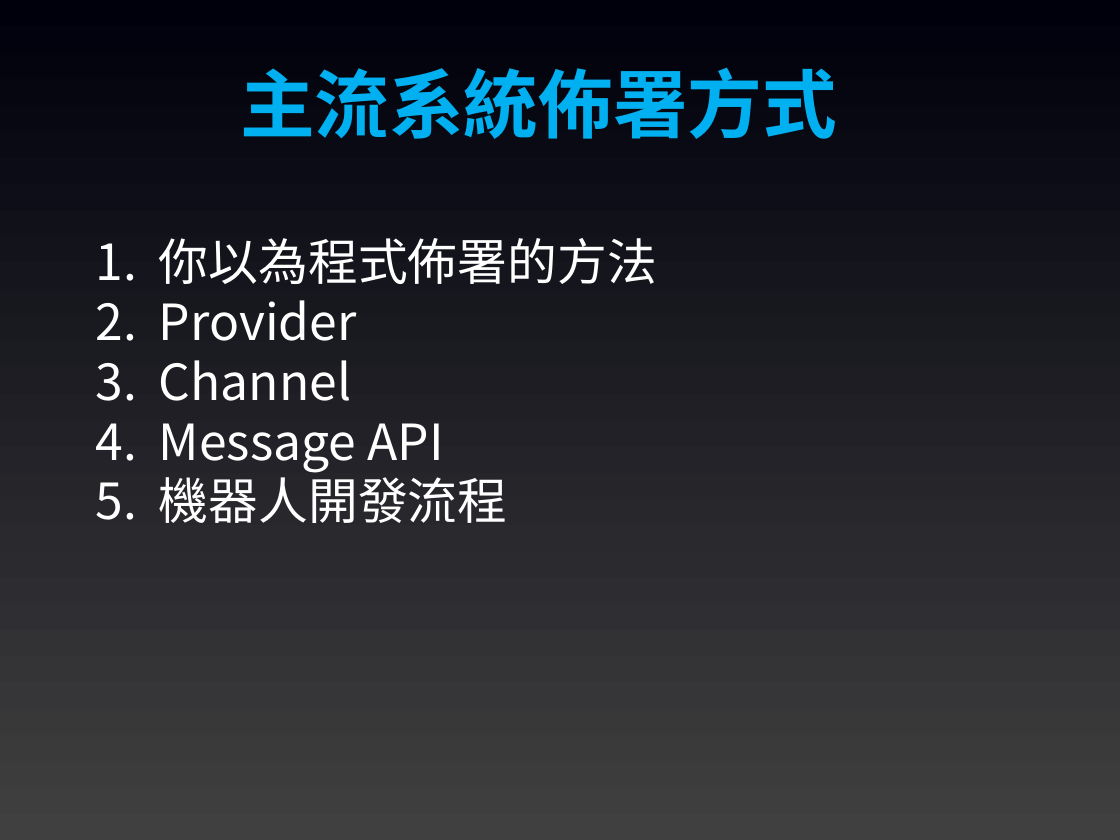
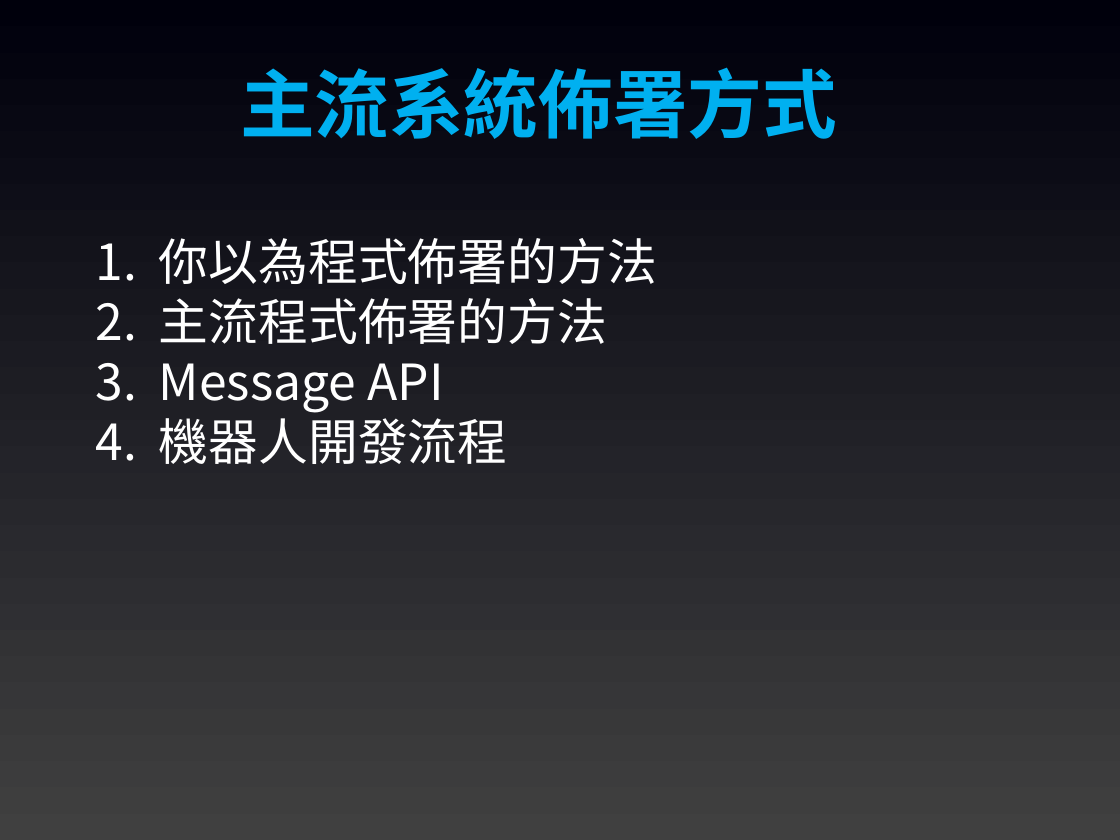
Before and after one commit to shao1002/sculinebot2025, a slide deck: slide 2 of Slides/03. 主流系統佈署方式(Docker).pptx. Drawn at 1120x840 pixels with LibreOffice and Linux fonts; fonts in the diff are those of the drawing. Boxes give left, top, right and bottom in pixels: in the first picture for what was removed or moved away, otherwise in the second. Text is boxed around its words. In the diff, an @@ line names an element or a change of style, - is before the commit and + after.

```diff
--- a/Slides/03. 主流系統佈署方式(Docker).pptx
+++ b/Slides/03. 主流系統佈署方式(Docker).pptx
@@ text at (159,298,607,344): text changed @@
-2. Provider
-3. Channel
+2. 主流程式佈署的方法
```
Also in this commit, not shown: 8 other slides changed.
